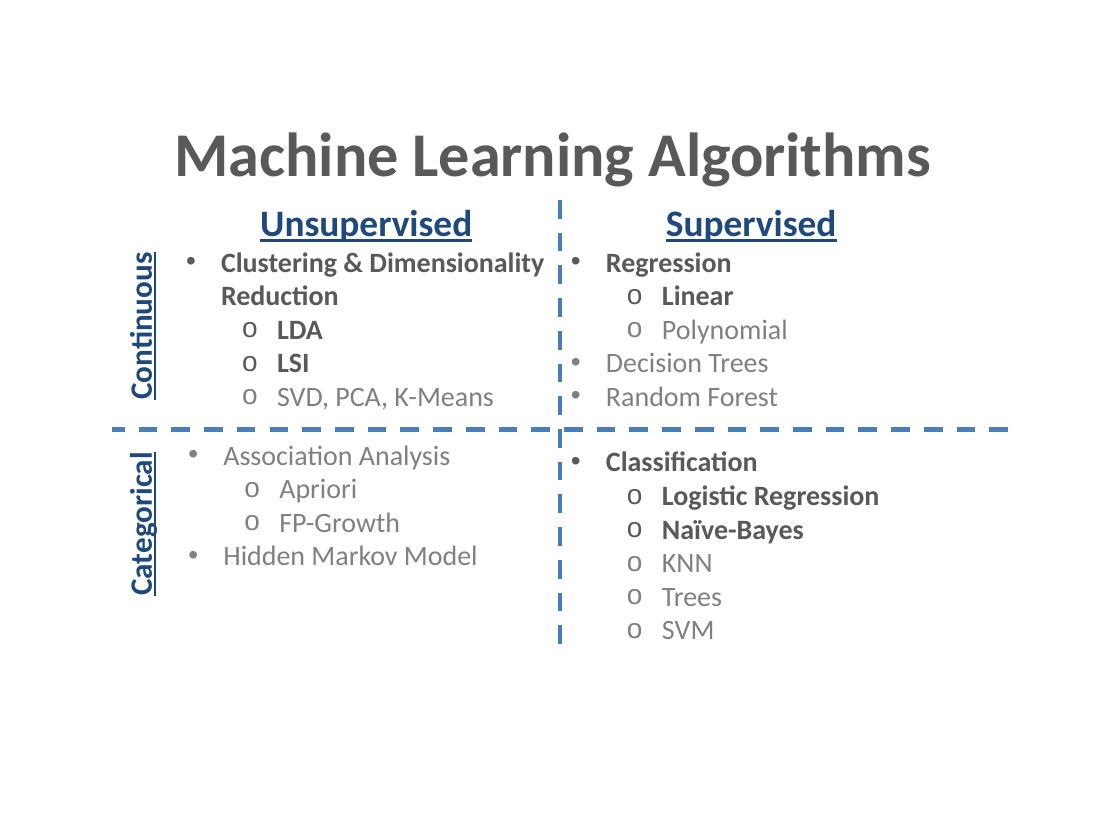
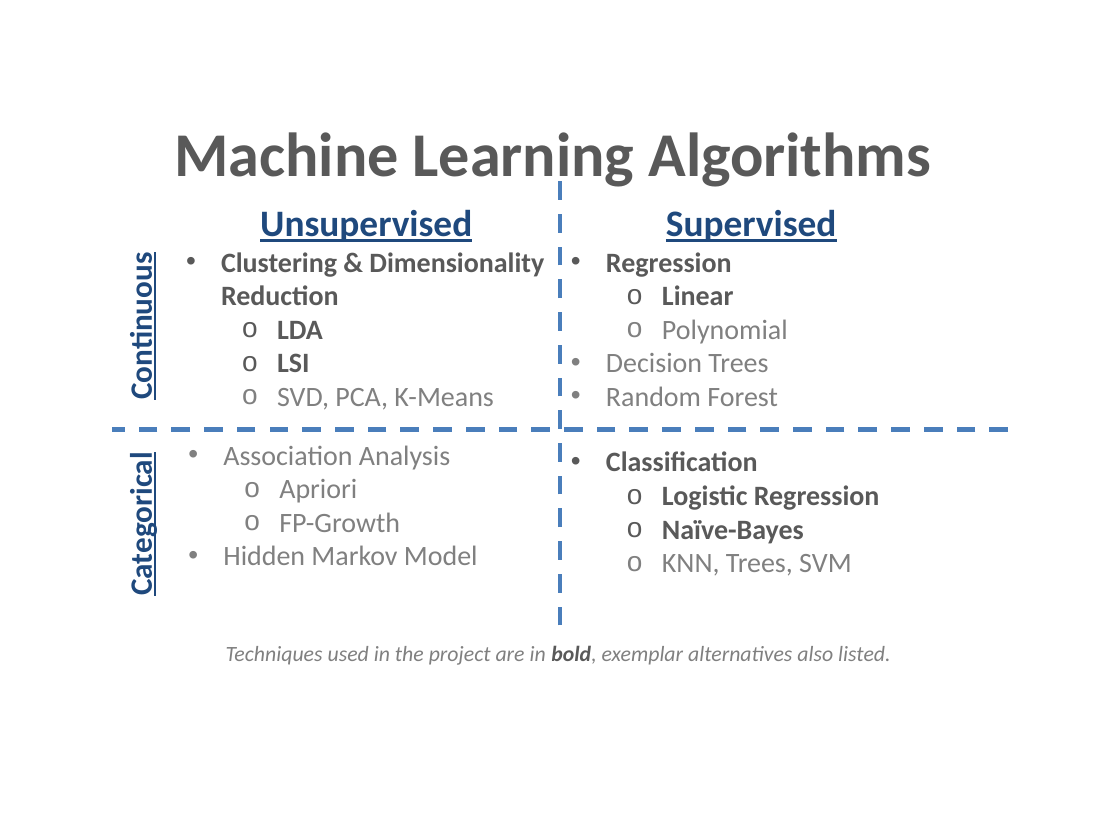
Before and after one commit to michaeljohns/lyrics-lab, a slide deck: slide 1 of viz/Machine_Learning_Algorithms_Used.pptx. Drawn at 1120x840 pixels with LibreOffice and Linux fonts; fonts in the diff are those of the drawing. Boxes give left, top, right and bottom in pixels: in the first picture for what was removed or moved away, otherwise in the second. Text is boxed around its words. In the diff, an @@ line names an element or a change of style, - is before the commit and + after.

Commit message:
slightly modified image used in conclusion

```diff
--- a/viz/Machine_Learning_Algorithms_Used.pptx
+++ b/viz/Machine_Learning_Algorithms_Used.pptx
@@ line moved from (560, 644) - (560, 196) to (560, 625) - (560, 177) @@
@@ text at (x1=662, y1=554, x2=851, y2=575): text changed @@
-  o KNN
-  o Trees
-  o SVM
+  o KNN, Trees, SVM
@@ text added at (x1=226, y1=645, x2=890, y2=665), 14 pt, text #808080, italic @@
+Techniques used in the project are in bold, exemplar alternatives also listed.
```
Also in this commit, not shown: 2 other files.
